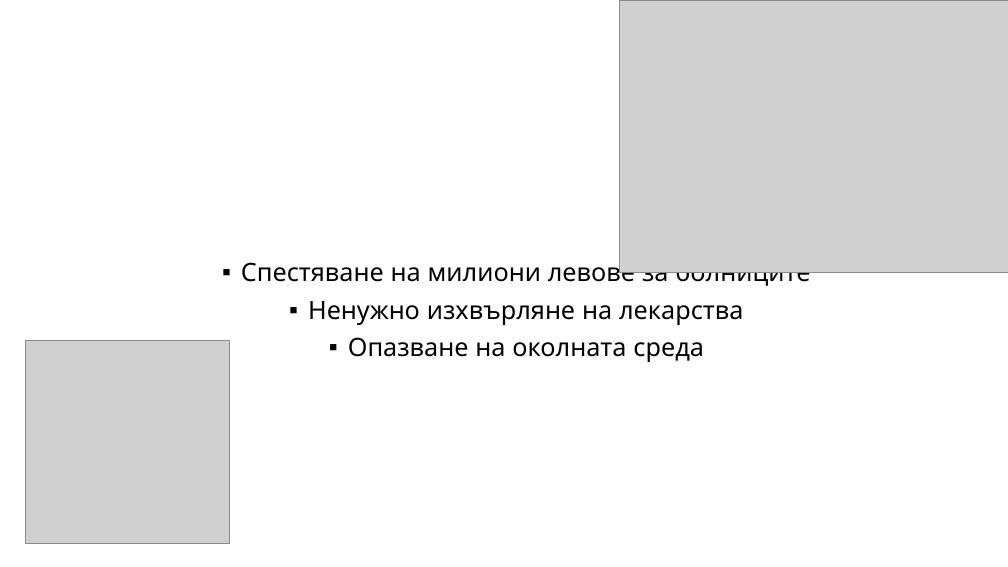
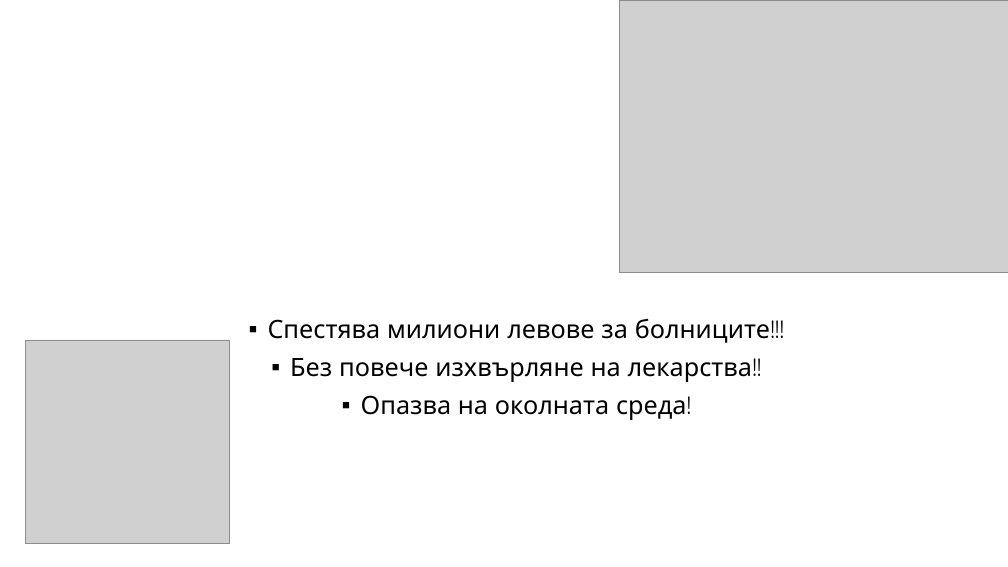
Before and after one commit to petargeorgiev18/SmartMeds, a slide deck: slide 9 of SmartMeds.pptx. Drawn at 1008x567 pixels with LibreOffice and Linux fonts; fonts in the diff are those of the drawing; grey boxes stand for pictures; background and template pictures are left out. Boxes give left, top, right and bottom in pixels: in the first picture for what was removed or moved away, otherwise in the second. Text is boxed around its words. In the diff, an @@ line names an element or a change of style, - is before the commit and + after.

```diff
--- a/SmartMeds.pptx
+++ b/SmartMeds.pptx
@@ text "Спестява милиони левове за болниците!!!" at box(268, 318, 770, 420): vertical alignment top to middle @@
@@ text at box(268, 318, 770, 420): text changed @@
-▪ Спестяване на милиони левове за болниците
-▪ Ненужно изхвърляне на лекарства
-▪ Опазване на околната среда
+▪ Спестява милиони левове за болниците!!!
+▪ Без повече изхвърляне на лекарства!!
+▪ Опазва на околната среда!
```
Also in this commit, not shown: 5 other slides changed, 3 slides added.
